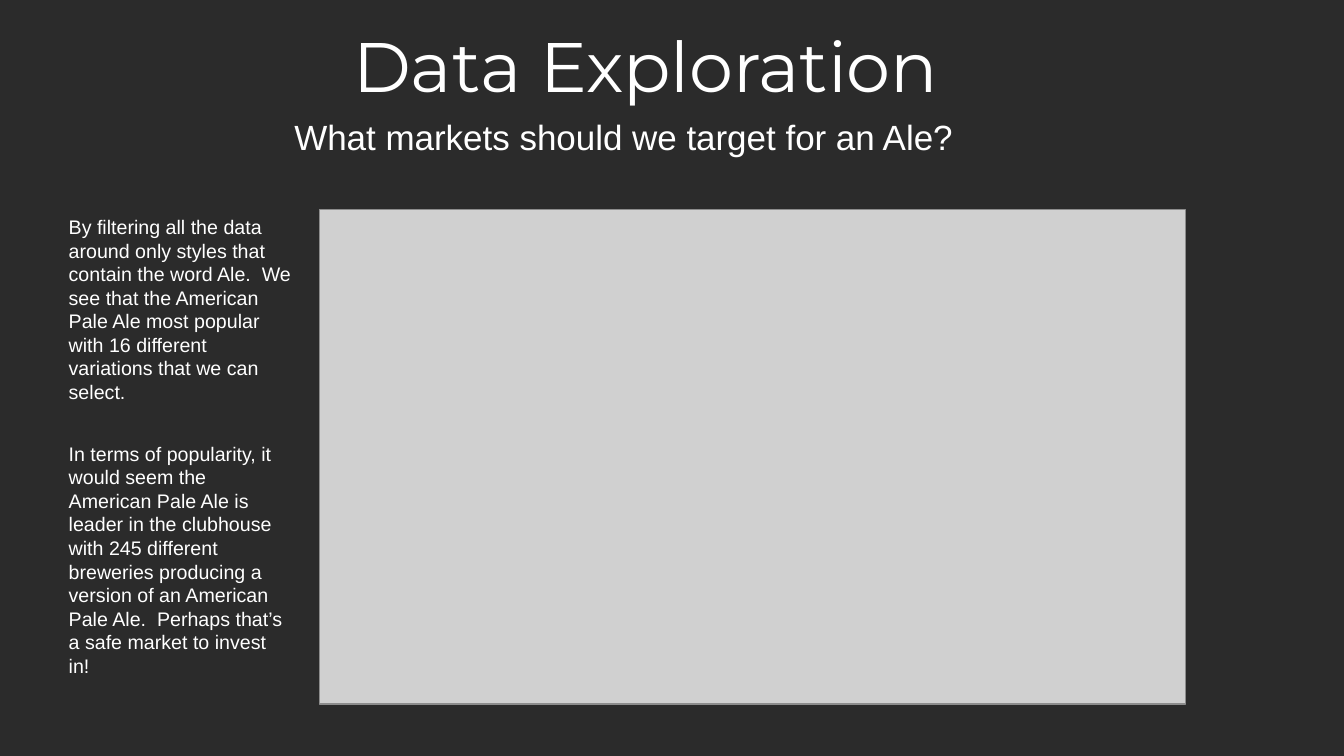
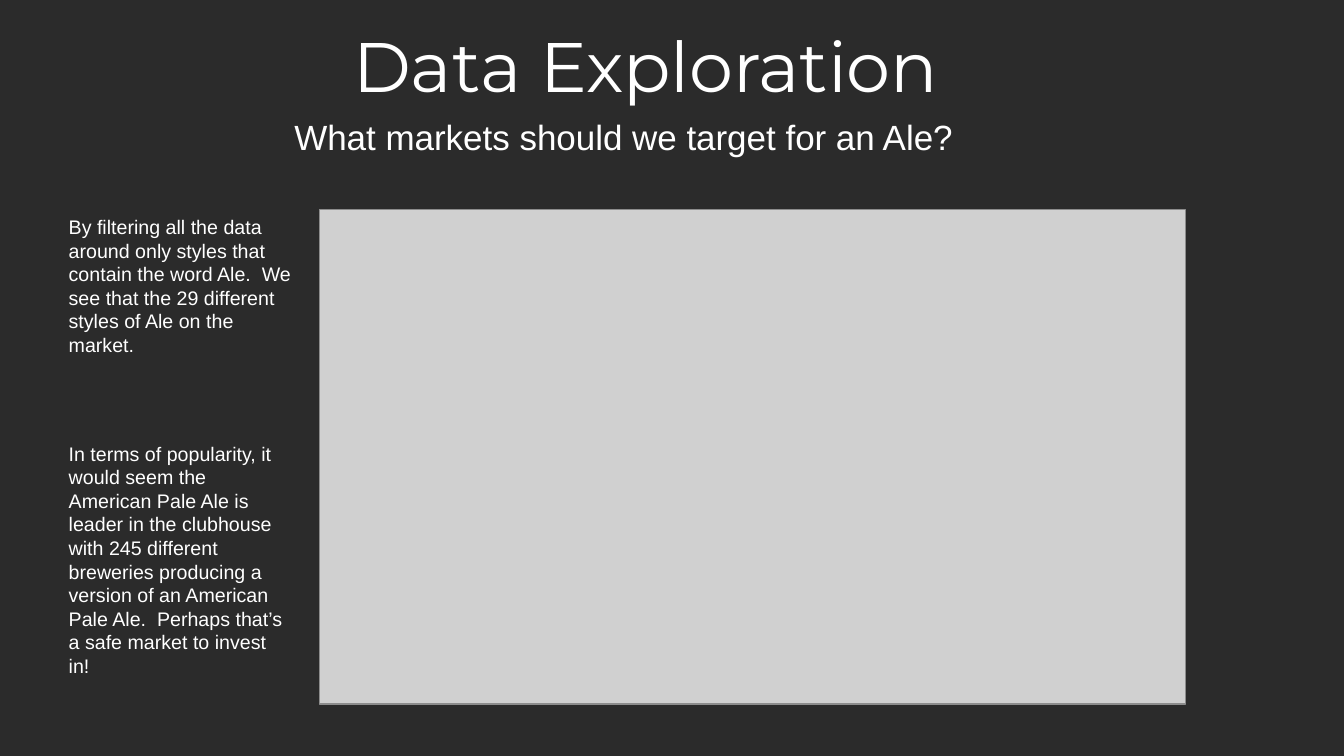
Before and after one commit to martin8886/Case-Study-1-EDA-of-breweries-in-R, a slide deck: slide 5 of presentation/Team_TAM_CaseStudy02.pptx. Drawn at 1344x756 pixels with LibreOffice and Linux fonts; fonts in the diff are those of the drawing; grey boxes stand for pictures; background and template pictures are left out; a plain dark background stands for a picture behind light text. Boxes give left, top, right and bottom in pixels: in the first picture for what was removed or moved away, otherwise in the second. Text is boxed around its words. In the diff, an @@ line names an element or a change of style, - is before the commit and + after.

```diff
--- a/presentation/Team_TAM_CaseStudy02.pptx
+++ b/presentation/Team_TAM_CaseStudy02.pptx
@@ text at bbox=[69, 219, 291, 352]: text changed @@
-By filtering all the data around only styles that contain the word Ale. We see that the American Pale Ale most popular with 16 different variations that we can select.
+By filtering all the data around only styles that contain the word Ale. We see that the 29 different styles of Ale on the market.
```
